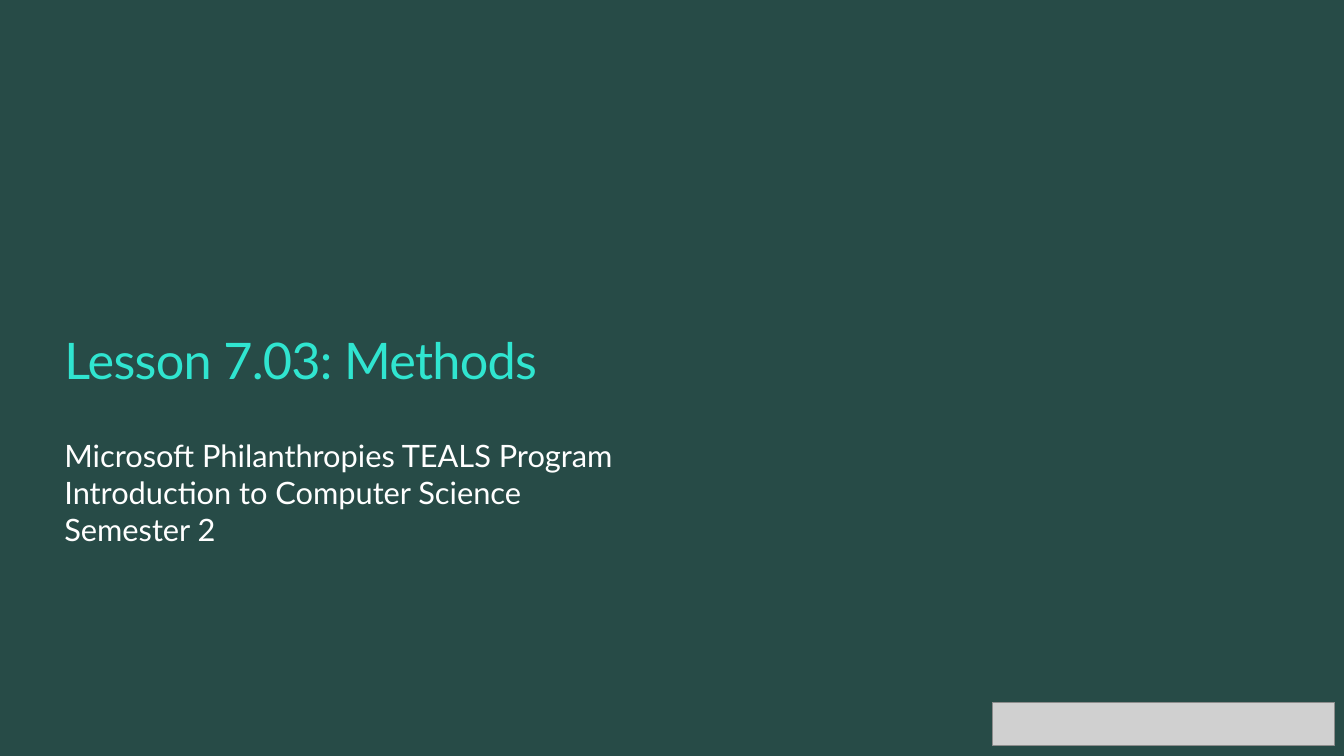
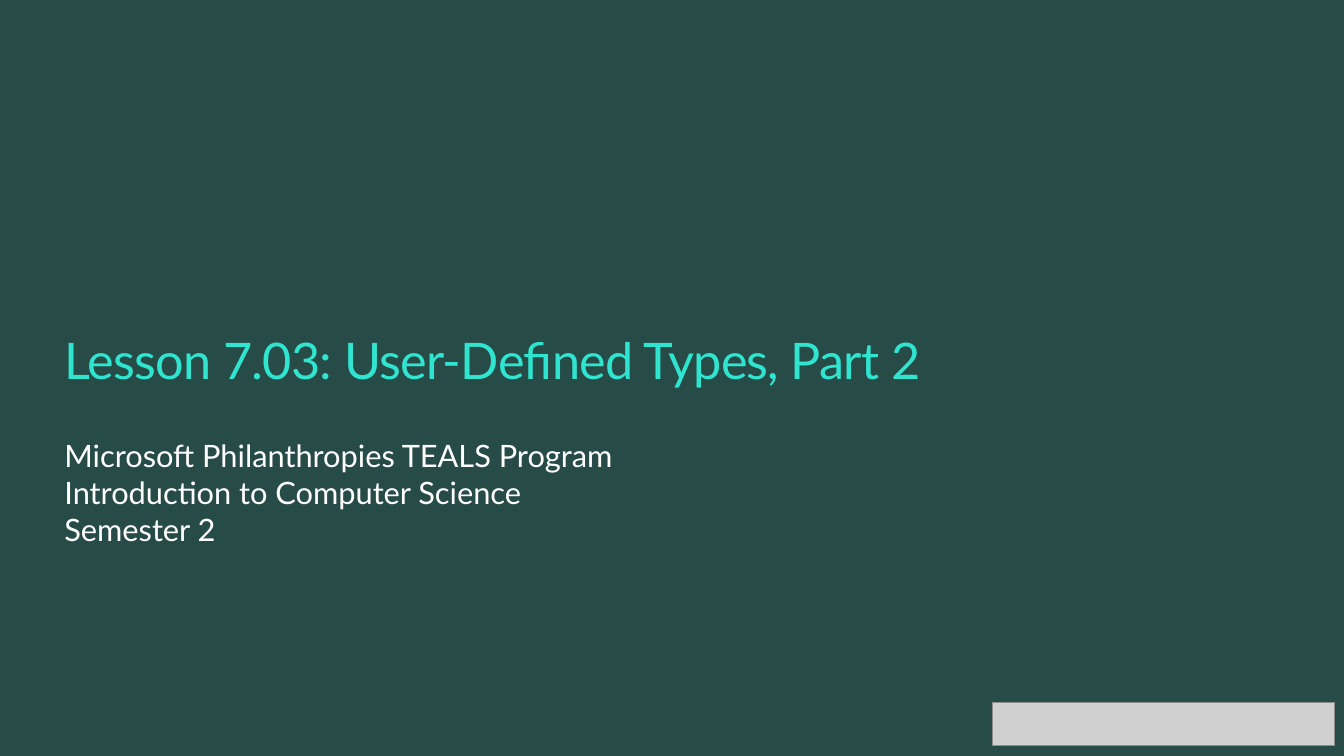
Before and after one commit to TEALSK12/2nd-semester-introduction-to-computer-science, a slide deck: slide 1 of docs/units/7_unit/slidedecks/Intro Python 7.03 TEALS.pptx. Drawn at 1344x756 pixels with LibreOffice and Linux fonts; fonts in the diff are those of the drawing; grey boxes stand for pictures; background and template pictures are left out. Boxes give left, top, right and bottom in pixels: in the first picture for what was removed or moved away, otherwise in the second. Text is boxed around its words. In the diff, an @@ line names an element or a change of style, - is before the commit and + after.

```diff
--- a/docs/units/7_unit/slidedecks/Intro Python 7.03 TEALS.pptx
+++ b/docs/units/7_unit/slidedecks/Intro Python 7.03 TEALS.pptx
@@ title at (x1=64, y1=342, x2=920, y2=388): text changed @@
-Lesson 7.03: Methods
+Lesson 7.03: User-Defined Types, Part 2
```
Also in this commit, not shown: 2 other slides changed, 10 slides added, 13 slides removed, 26 other files.
